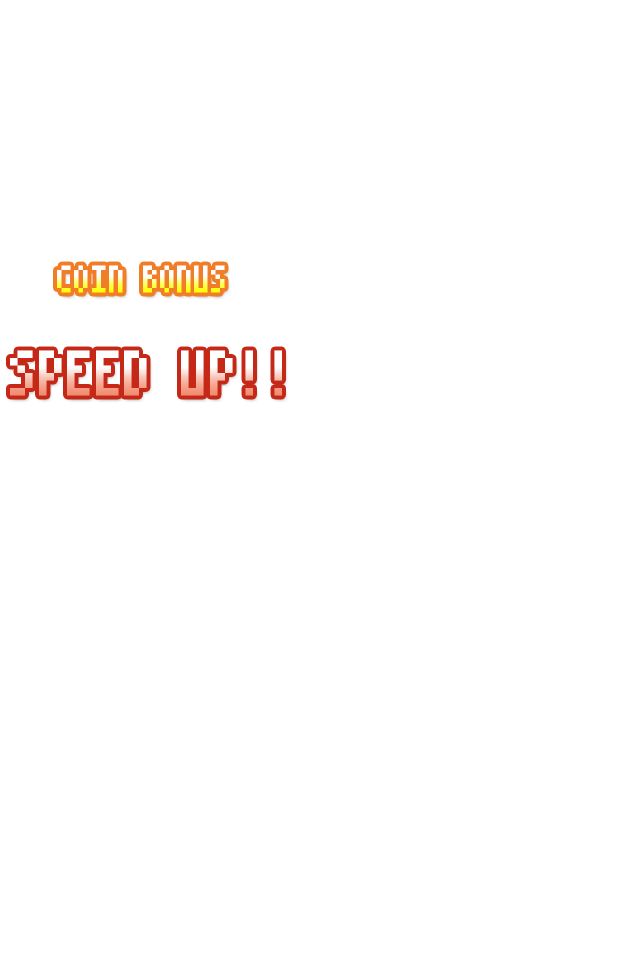
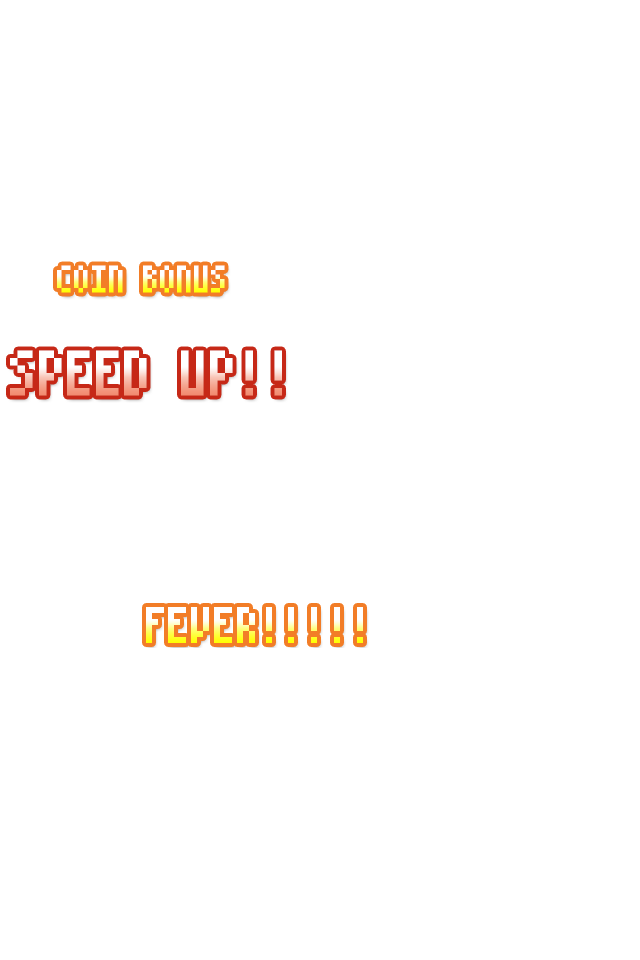
Layer changes from the first 640px x 960px image to the second:
added layer "COIN BONUS のコピー" above "レイヤー 2" over (142, 603, 369, 648)
